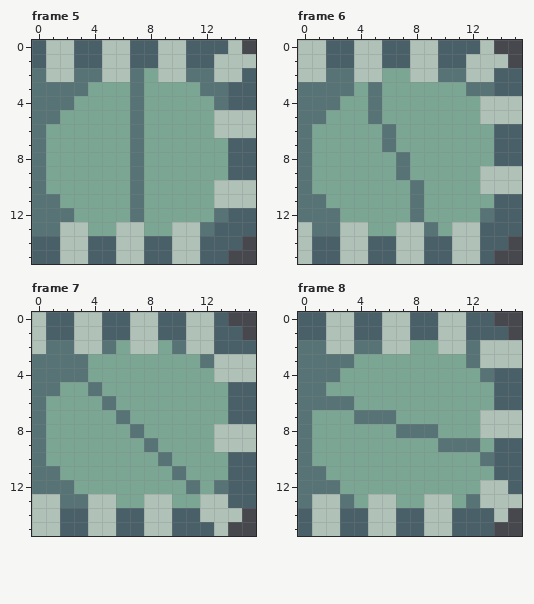
One commit to this pixel-art file: assets/textures/actors/conveyor_belt/conveyor_belt_c.aseprite. Above is the file before it was changed.
16x16 pixels, 8 frames. Shown: frame 5, frame 6, frame 7, frame 8. The commit also changed other frames, which this record leaves out.
After:
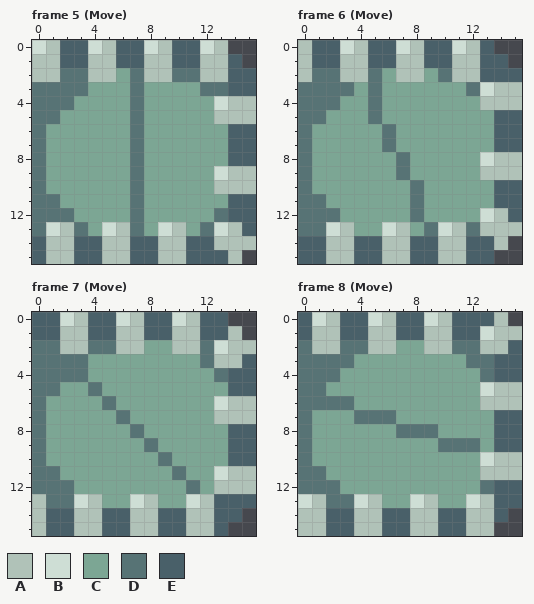
Palette (. is transparent): A #b0c2b8  B #ceded5  C #7ca694  D #577375  E #496069
From old to new:
Frame 5 (Move), layer "belt/pieces":
y 0: x 0 E -> B; x 2 A -> E; x 4 E -> B; x 6 A -> E; x 8 E -> B; x 10 A -> E; x 12..14 EEA -> BA.
y 1: x 0 E -> A; x 2 A -> E; x 4 E -> A; x 6 A -> E; x 8 E -> A; x 10 A -> E; x 12 E -> A; x 14..15 AA -> E.
y 2: x 0 D -> A; x 2 A -> D; x 4 D -> A; x 6 A -> C; x 8 C -> A; x 10 A -> D; x 12 D -> A; x 14 A -> E
y 4: x 13..15 DEE -> BAA
y 6: x 13..15 AAA -> CEE
y 9: x 13..15 CEE -> BAA
y 11: x 13..15 AAA -> CEE
y 13: x 1 D -> B; x 3 A -> D; x 5 C -> B; x 7 A -> D; x 9 C -> B; x 11 A -> C; x 13..14 EE -> BA
y 14: x 1 E -> A; x 3 A -> E; x 5 E -> A; x 7 A -> E; x 9 E -> A; x 11 A -> E; x 13..15 EE. -> AAA
y 15: x 1 E -> A; x 3 A -> E; x 5 E -> A; x 7 A -> E; x 9 E -> A; x 11 A -> E; x 14 . -> A
Frame 6 (Move), layer "belt/pieces":
y 0: x 1 A -> E; x 3 E -> B; x 5 A -> E; x 7 E -> B; x 9 A -> E; x 11..13 EEA -> BAE
y 1: x 1 A -> E; x 3 E -> A; x 5 A -> E; x 7 E -> A; x 9 A -> E; x 11 E -> A; x 13..14 AA -> EE
y 2: x 1 A -> D; x 3 D -> A; x 5 A -> D; x 7 C -> A; x 9 A -> C; x 11 D -> A; x 13 A -> E
y 3: x 13..15 DEE -> BAA
y 5: x 13..15 AAA -> CEE
y 8: x 13..15 CEE -> BAA
y 10: x 13..15 AAA -> CEE
y 12: x 13..14 DE -> BA
y 13: x 0 A -> D; x 2 D -> B; x 4 A -> C; x 6 C -> B; x 8 A -> C; x 10 C -> B; x 12..15 AEEE -> DAAA
y 14: x 0 A -> E; x 2 E -> A; x 4 A -> E; x 6 E -> A; x 8 A -> E; x 10 E -> A; x 12 A -> E; x 14 E -> A
y 15: x 0 A -> E; x 2 E -> A; x 4 A -> E; x 6 E -> A; x 8 A -> E; x 10 E -> A; x 12 A -> E
Frame 7 (Move), layer "belt/pieces":
y 0: x 0 A -> E; x 2 E -> B; x 4 A -> E; x 6 E -> B; x 8 A -> E; x 10 E -> B; x 12 A -> E
y 1: x 0 A -> E; x 2 E -> A; x 4 A -> E; x 6 E -> A; x 8 A -> E; x 10 E -> A; x 12 A -> E; x 14 E -> A
y 2: x 0 A -> D; x 2 D -> A; x 4 A -> D; x 6 C -> A; x 8 A -> C; x 10 D -> A; x 12..15 AEEE -> DBAA
y 3: x 15 A -> E
y 4: x 13..15 AAA -> DEE
y 6: x 13..15 CEE -> BAA
y 7: x 13..15 CEE -> AAA
y 8..9: x 13..15 AAA -> CEE
y 11: x 13..15 CEE -> BAA
y 12: x 13..15 DEE -> AAA
y 13: x 1 A -> D; x 3 D -> B; x 5 A -> C; x 7 C -> B; x 9 A -> C; x 11 C -> B; x 13 A -> E
y 14: x 1 A -> E; x 3 E -> A; x 5 A -> E; x 7 E -> A; x 9 A -> E; x 11 E -> A; x 13..14 AA -> EE
y 15: x 1 A -> E; x 3 E -> A; x 5 A -> E; x 7 E -> A; x 9 A -> E; x 11..13 EEA -> AAE
Frame 8 (Move), layer "belt/pieces":
y 0: x 1 E -> B; x 3 A -> E; x 5 E -> B; x 7 A -> E; x 9 E -> B; x 11 A -> E; x 14 . -> A
y 1: x 1 E -> A; x 3 A -> E; x 5 E -> A; x 7 A -> E; x 9 E -> A; x 11 A -> E; x 13..15 EE. -> BAA
y 2: x 1 D -> A; x 3 A -> D; x 5 D -> A; x 7 A -> C; x 9 C -> A; x 11 A -> D; x 15 A -> E
y 3: x 13..15 AAA -> DEE
y 5: x 13..15 CEE -> BAA
y 6: x 13..15 CEE -> AAA
y 7..8: x 13..15 AAA -> CEE
y 10: x 13..15 DEE -> BAA
y 11: x 13..15 CEE -> AAA
y 12: x 13..14 AA -> DE
y 13: x 0 D -> B; x 2 A -> D; x 4 C -> B; x 6 A -> C; x 8 C -> B; x 10 A -> C; x 12 D -> B; x 14..15 AA -> EE
y 14: x 0 E -> A; x 2 A -> E; x 4 E -> A; x 6 A -> E; x 8 E -> A; x 10 A -> E; x 12..14 EEA -> AAE
y 15: x 0 E -> A; x 2 A -> E; x 4 E -> A; x 6 A -> E; x 8 E -> A; x 10 A -> E; x 12..13 EE -> AA
Where, in picture pixels (left, top, right, bottom), the same in both pictures:
changed: (32, 40, 256, 264)
changed: (298, 40, 522, 264)
changed: (32, 312, 256, 536)
changed: (298, 312, 522, 536)
